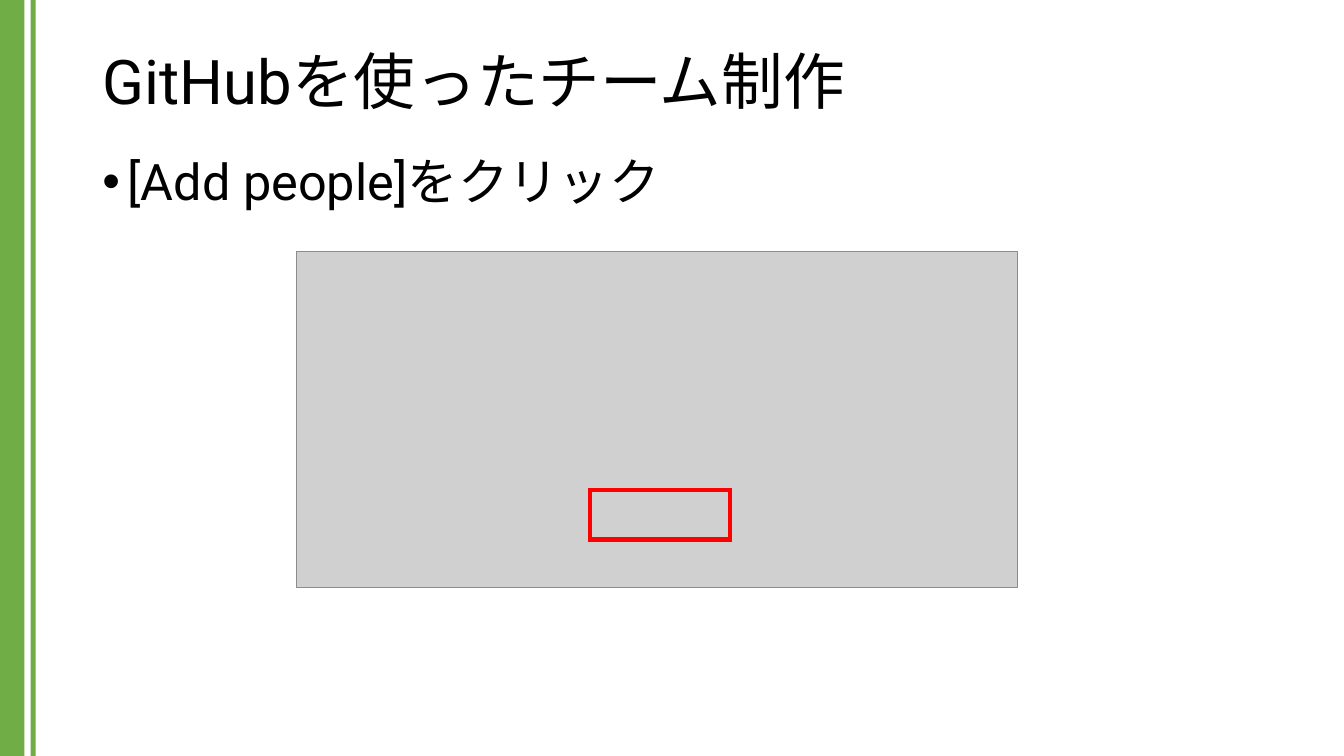
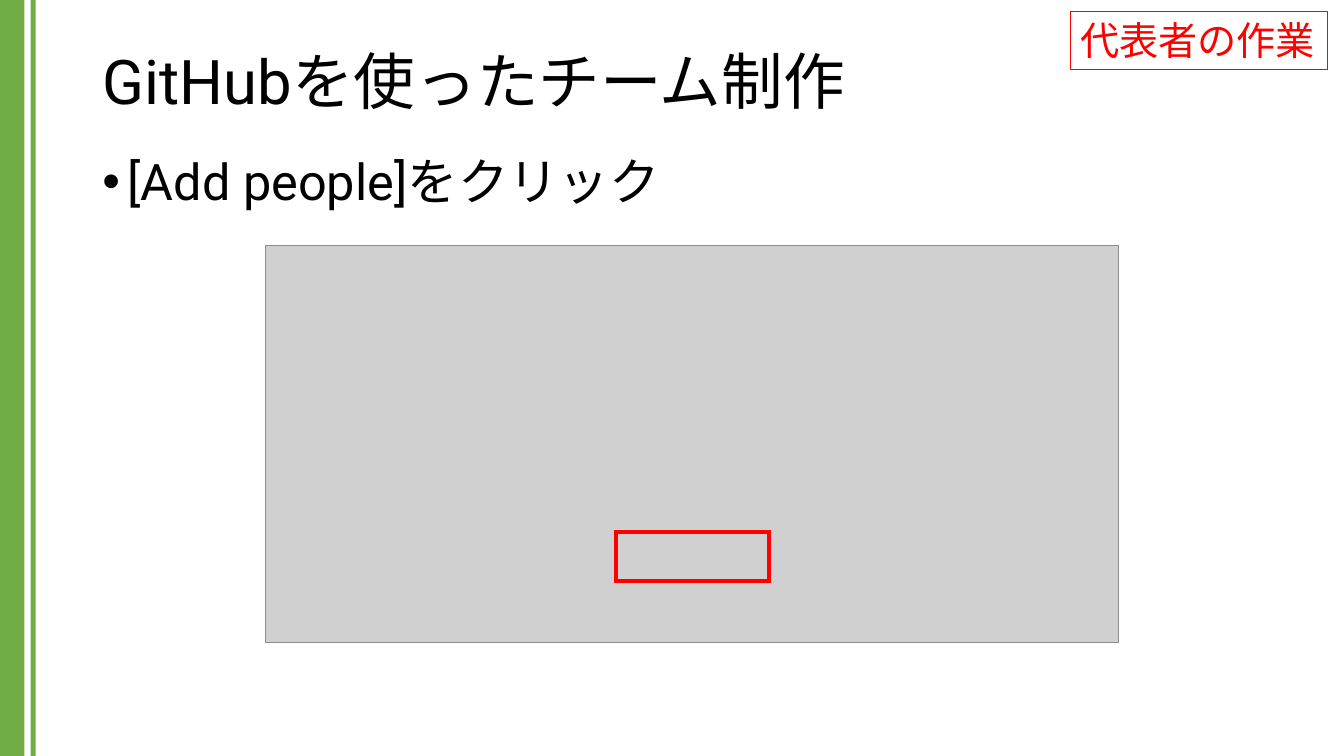
Before and after one commit to kic-murata/cpp2024, a slide deck: slide 13 of 授業資料/GitHubを用いたチーム制作.pptx (slide 6 before the commit). Drawn at 1344x756 pixels with LibreOffice and Linux fonts; fonts in the diff are those of the drawing; grey boxes stand for pictures. Boxes give left, top, right and bottom in pixels: in the first picture for what was removed or moved away, otherwise in the second. Text is boxed around its words. In the diff, an @@ line names an element or a change of style, - is before the commit and + after.

```diff
--- a/授業資料/GitHubを用いたチーム制作.pptx
+++ b/授業資料/GitHubを用いたチーム制作.pptx
@@ rectangle added at (1071,11,1329,69), outline #FF0000 0.75 pt, 28 pt, text #FF0000 @@
+代表者の作業
@@ picture: place and size @@
-picture at (296,251,1018,587)
+picture at (266,245,1119,642)
@@ rectangle: place and size @@
-rectangle at (590,490,730,539)
+rectangle at (616,532,769,582)
```
Also in this commit, not shown: 5 other slides changed, 28 slides added, 2 other files.
